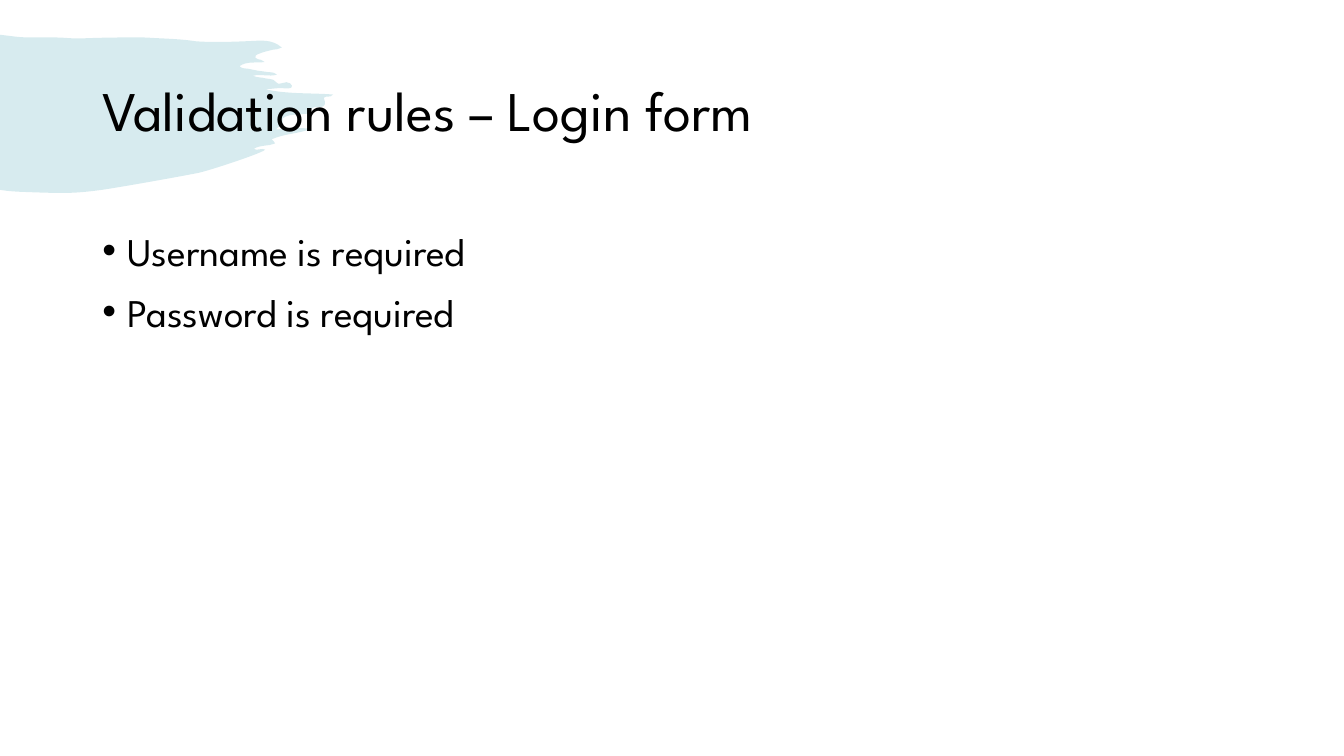
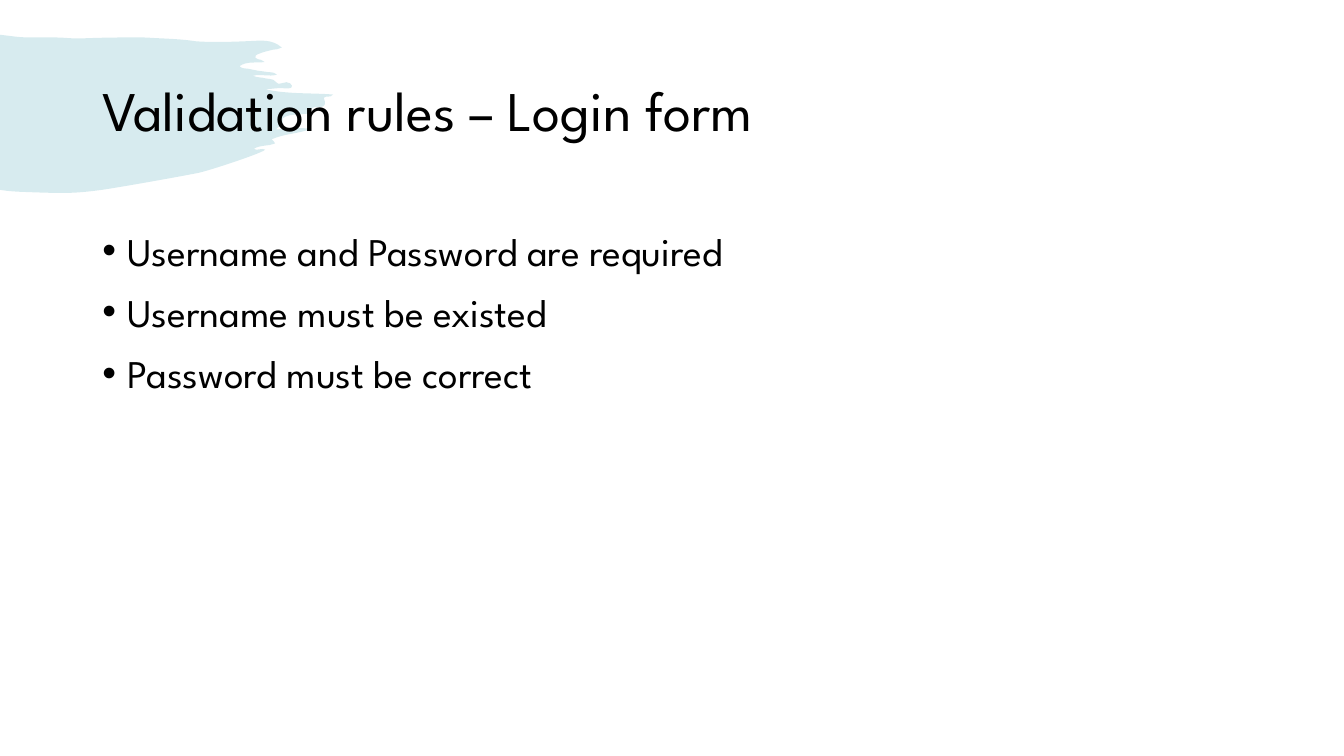
Before and after one commit to venturousman/miu-mpp-library, a slide deck: slide 8 of documents/Group 7 Library Application Presentation.pptx. Drawn at 1344x756 pixels with LibreOffice and Linux fonts; fonts in the diff are those of the drawing. Boxes give left, top, right and bottom in pixels: in the first picture for what was removed or moved away, otherwise in the second. Text is boxed around its words. In the diff, an @@ line names an element or a change of style, - is before the commit and + after.

```diff
--- a/documents/Group 7 Library Application Presentation.pptx
+++ b/documents/Group 7 Library Application Presentation.pptx
@@ text at <box>128,239,722,389</box>: text changed @@
-• Username is required
-• Password is required
+• Username and Password are required
+• Username must be existed
+• Password must be correct
```
Also in this commit, not shown: 9 other slides changed, 1 slide added, 3 other files.
